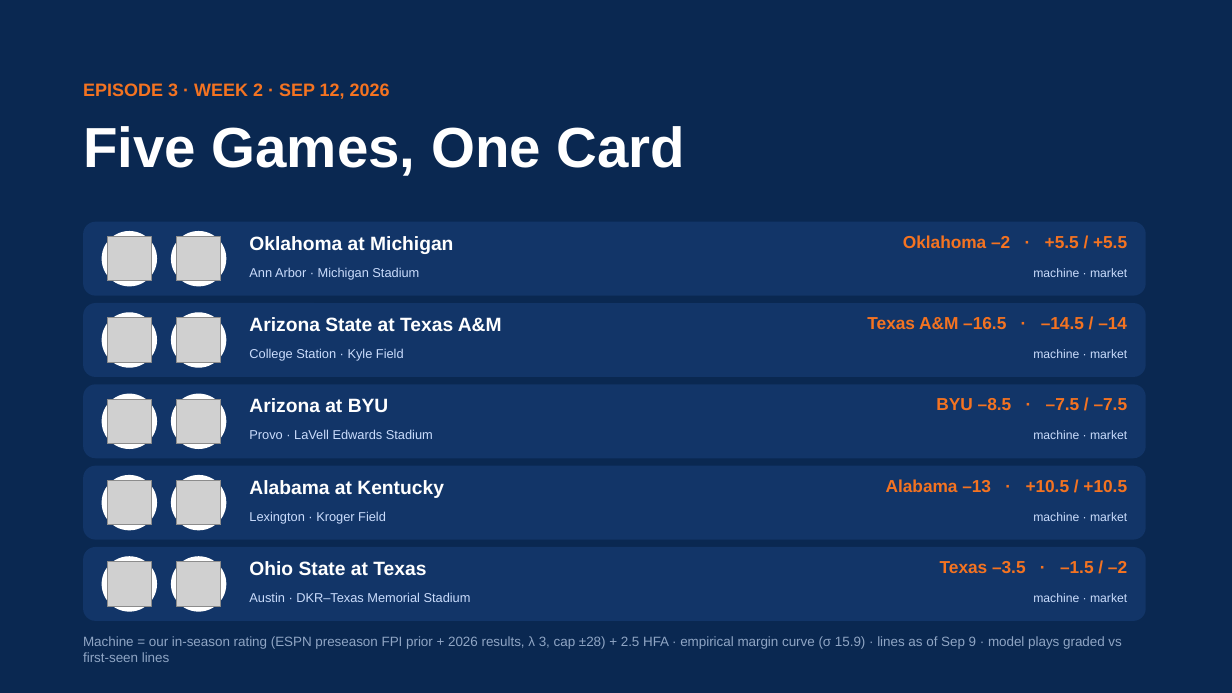
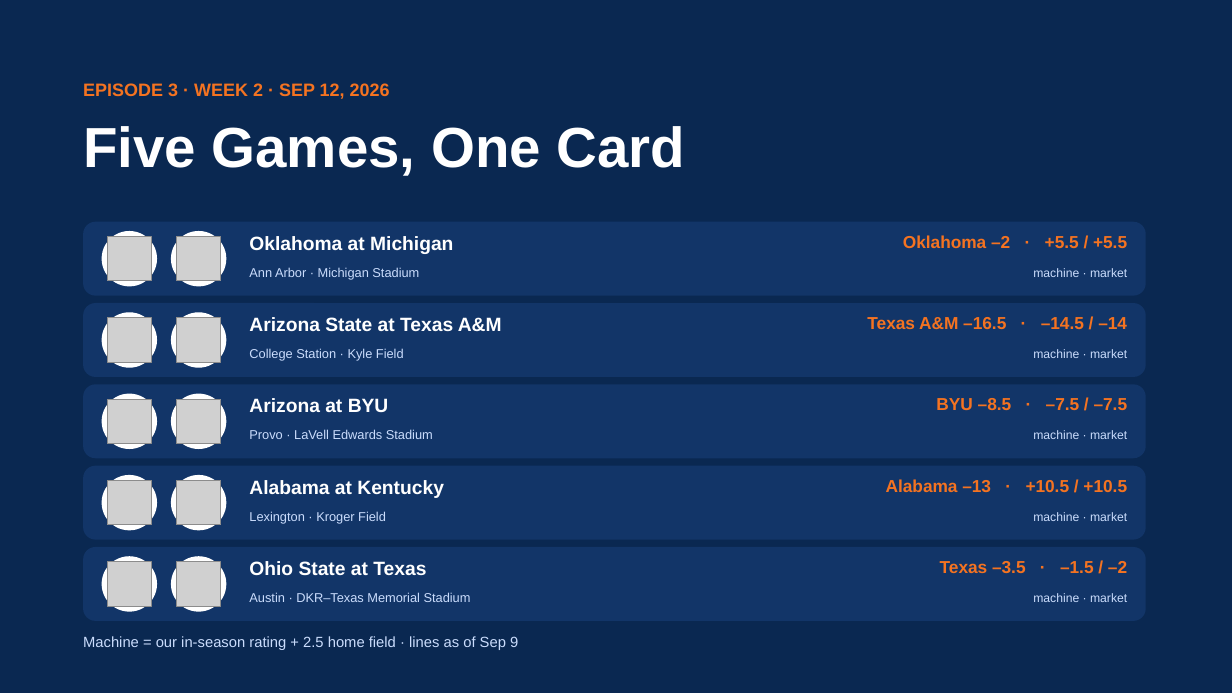
Before and after one commit to lucasalvarezflorida-lab/ncaa-fbs-analytics, a slide deck: slide 4 of decks/2026_Week2_Episode3.pptx. Drawn at 1232x693 pixels with LibreOffice and Linux fonts; fonts in the diff are those of the drawing; grey boxes stand for pictures. Boxes give left, top, right and bottom in pixels: in the first picture for what was removed or moved away, otherwise in the second. Text is boxed around its words. In the diff, an @@ line names an element or a change of style, - is before the commit and + after.

```diff
--- a/decks/2026_Week2_Episode3.pptx
+++ b/decks/2026_Week2_Episode3.pptx
@@ text at <box>83,636,518,650</box>: text changed; size 10.5 to 11.5 pt; text colour #8FA5C4 to #CADCFC @@
-Machine = our in-season rating (ESPN preseason FPI prior + 2026 results, λ 3, cap ±28) + 2.5 HFA · empirical margin curve (σ 15.9) · lines as of Sep 9 · model plays graded vs first-seen lines
+Machine = our in-season rating + 2.5 home field · lines as of Sep 9
```
Also in this commit, not shown: 4 other slides changed, 1 other file.
